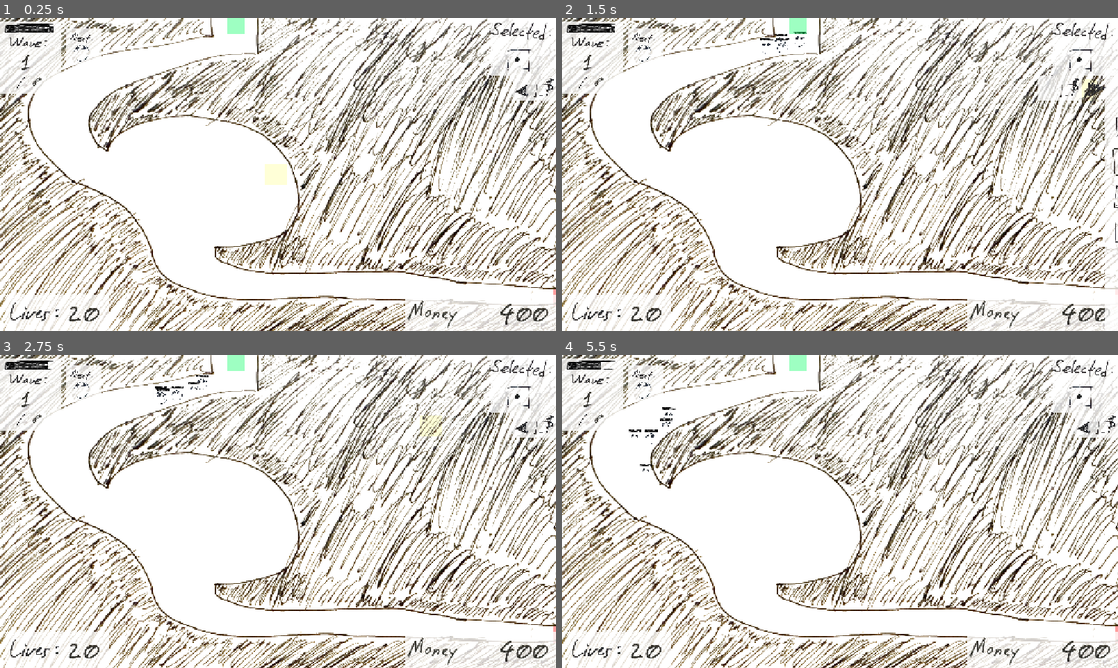
Above: before the commit, frames 1-4 (two rows, left to right).
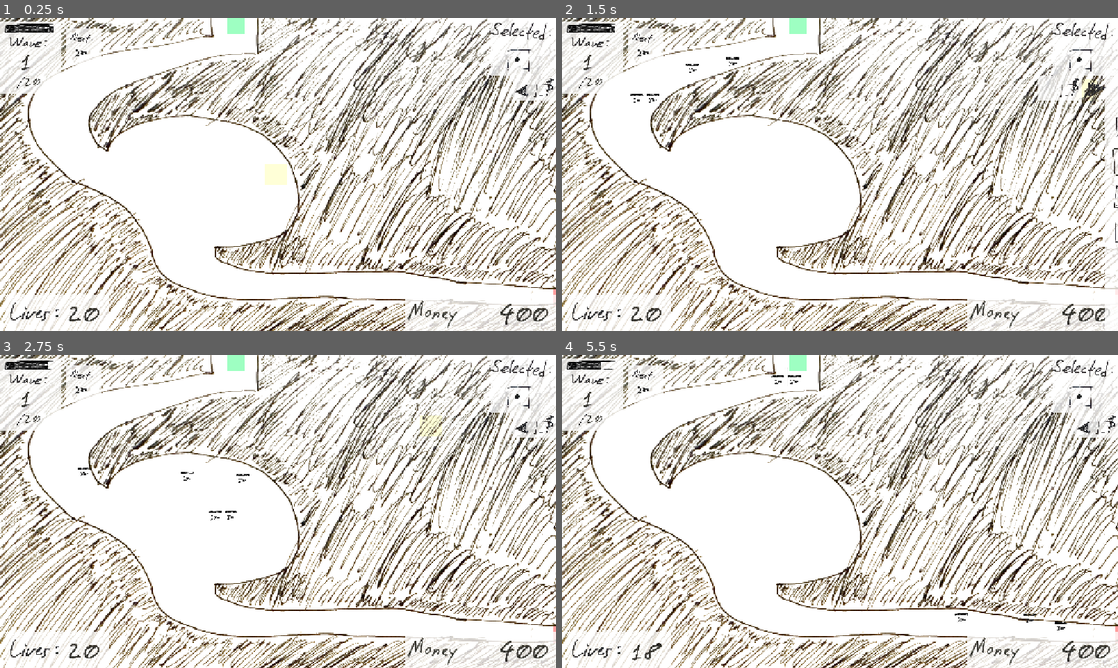
Above: after the commit, the same moments.

Repository: OzuYatamutsu/notebook-tower-defense
Game: Godot game, scene res://levels/level_digestion.tscn
Two runs of this game, one before a commit and one after it. Both use one fixed random seed, a clock stepped at 60 frames per second and the inputs below. This scene is started directly instead of the project's main scene.
Inputs (mouse positions are in pixels of both pictures, inside the frame that each line leads up to):
- Up to frame 1 (0.25 s): no input
- Up to frame 2 (1.5 s): click (1106, 86) at 0.5 s; click (1084, 89) at 1.25 s
- Up to frame 3 (2.75 s): click (428, 426) at 2 s
- Up to frame 4 (5.5 s): click (1106, 423) at 2.75 s; click (1084, 426) at 3.5 s; click (1023, 461) at 4.27 s; click (1106, 423) at 5 s

The runs differ from the first frame. In frame 1, less than 0.1% of the frame differs, in the area x 4-16%, y 8-22%; in frame 2, 0.3%; in frame 3, 0.3%; in frame 4, 0.4%, in the area x 4-91%, y 6-98%.

Commit message:
Populate digestion level with mobs

Diff:
--- a/levels/level_digestion.gd
+++ b/levels/level_digestion.gd
@@ -3,14 +3,26 @@
 
 func _init() -> void:
     WAVE_CONTENTS = [
-        {"res://mobs/Basic.tscn": 5},
-        {"res://mobs/Basic.tscn": 10},
-        {"res://mobs/Basic.tscn": 15},
-        {"res://mobs/Basic.tscn": 15, "res://mobs/FatOne.tscn": 1},
-        {"res://mobs/BigBoss.tscn": 1},
-        {"res://mobs/Basic.tscn": 20, "res://mobs/FatOne.tscn": 10},
+        {"res://mobs/Nyoom.tscn": 5},
         {"res://mobs/Nyoom.tscn": 10},
-        {"res://mobs/Basic.tscn": 10, "res://mobs/Nyoom.tscn": 10}
+        {"res://mobs/Nyoom.tscn": 15},
+        {"res://mobs/Nyoom.tscn": 20},
+        {"res://mobs/Nyoom.tscn": 25},
+        {"res://mobs/Basic.tscn": 5, "res://mobs/Nyoom.tscn": 25},
+        {"res://mobs/Basic.tscn": 10, "res://mobs/Nyoom.tscn": 25},
+        {"res://mobs/Basic.tscn": 15, "res://mobs/Nyoom.tscn": 25},
+        {"res://mobs/Basic.tscn": 20, "res://mobs/Nyoom.tscn": 25},
+        {"res://mobs/Basic.tscn": 25, "res://mobs/Nyoom.tscn": 25},
+        {"res://mobs/FatOne.tscn": 5, "res://mobs/Basic.tscn": 25, "res://mobs/Nyoom.tscn": 25},
+        {"res://mobs/FatOne.tscn": 10, "res://mobs/Basic.tscn": 25, "res://mobs/Nyoom.tscn": 25},
+        {"res://mobs/FatOne.tscn": 15, "res://mobs/Basic.tscn": 25, "res://mobs/Nyoom.tscn": 25},
+        {"res://mobs/FatOne.tscn": 20, "res://mobs/Basic.tscn": 25, "res://mobs/Nyoom.tscn": 25},
+        {"res://mobs/FatOne.tscn": 25, "res://mobs/Basic.tscn": 25, "res://mobs/Nyoom.tscn": 25},
+        {"res://mobs/FatOne.tscn": 50, "res://mobs/Basic.tscn": 50, "res://mobs/Nyoom.tscn": 50},
+        {"res://mobs/FatOne.tscn": 100, "res://mobs/Basic.tscn": 100, "res://mobs/Nyoom.tscn": 100},
+        {"res://mobs/FatOne.tscn": 200, "res://mobs/Basic.tscn": 200, "res://mobs/Nyoom.tscn": 200},
+        {"res://mobs/FatOne.tscn": 400, "res://mobs/Basic.tscn": 400, "res://mobs/Nyoom.tscn": 400},
+        {"res://mobs/FatOne.tscn": 500, "res://mobs/Basic.tscn": 500, "res://mobs/Nyoom.tscn": 500},
     ]
 
 func _ready():
